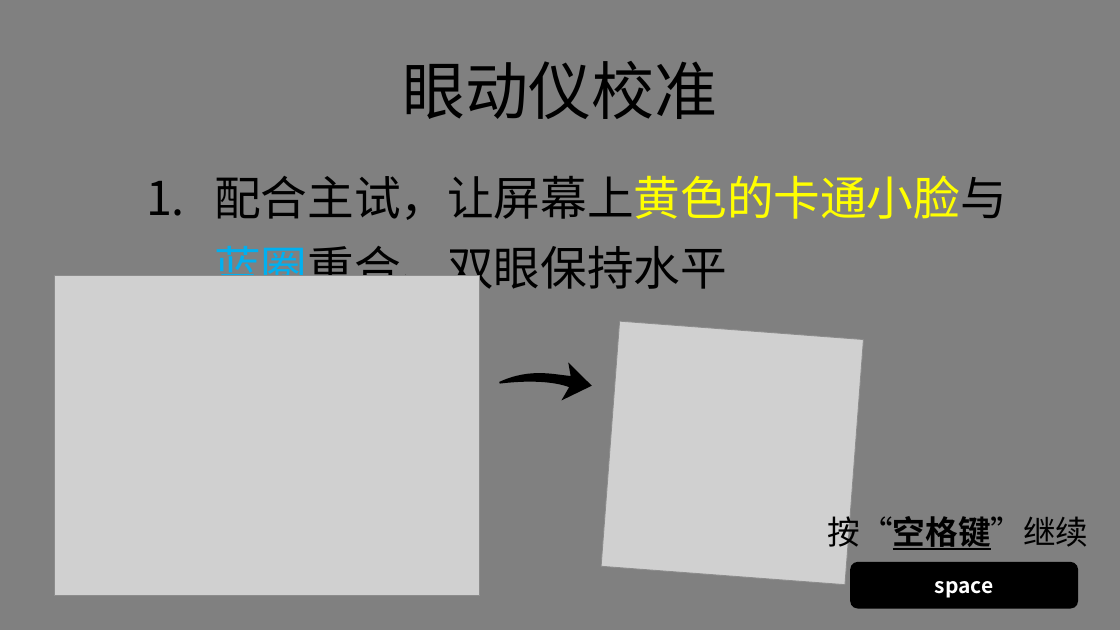
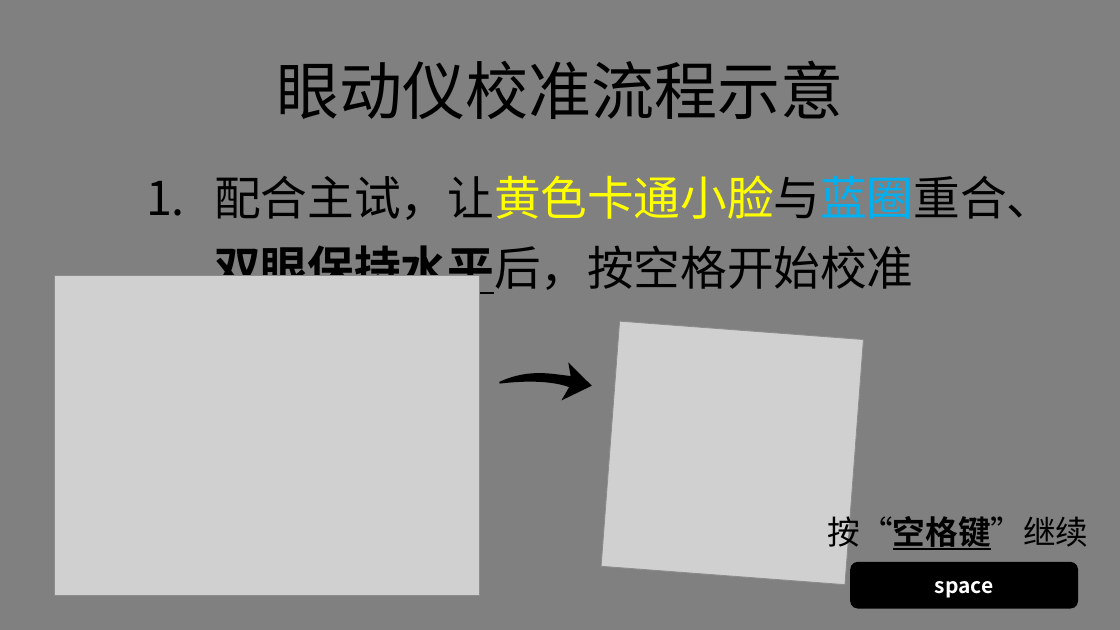
Before and after one commit to lyxose/FreeView, a slide deck: slide 3 of Instructions.pptx. Drawn at 1120x630 pixels with LibreOffice and Linux fonts; fonts in the diff are those of the drawing; grey boxes stand for pictures. Boxes give left, top, right and bottom in pixels: in the first picture for what was removed or moved away, otherwise in the second. Text is boxed around its words. In the diff, an @@ line names an element or a change of style, - is before the commit and + after.

```diff
--- a/Instructions.pptx
+++ b/Instructions.pptx
@@ text at (277, 61, 844, 119): text changed @@
-眼动仪校准
+眼动仪校准流程示意
@@ text at (214, 176, 1053, 298): text changed @@
-1. 配合主试，让屏幕上黄色的卡通小脸与蓝圈重合、双眼保持水平
+1. 配合主试，让黄色卡通小脸与蓝圈重合、双眼保持水平后，按空格开始校准
```
Also in this commit, not shown: 10 other slides changed, 11 other files.
